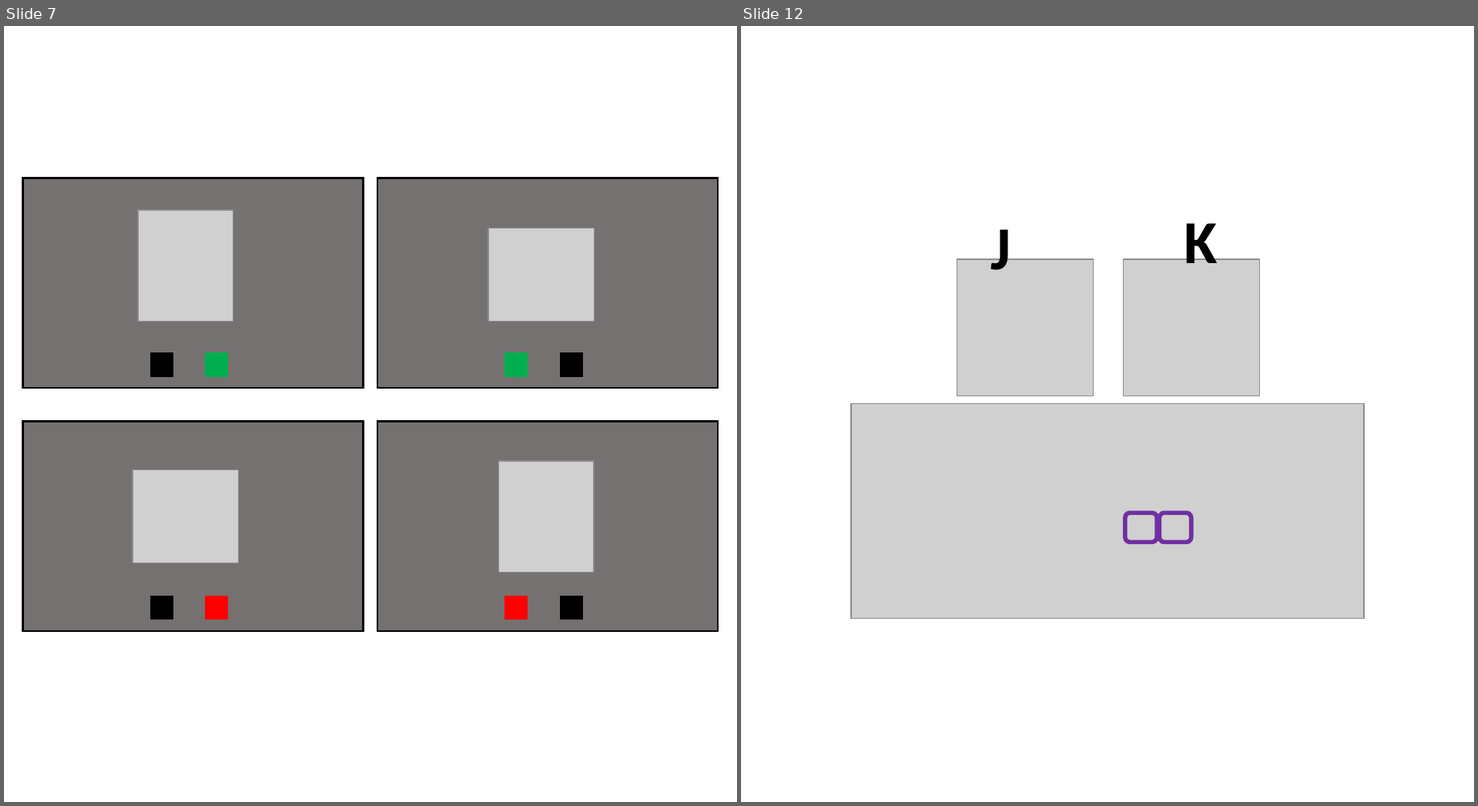
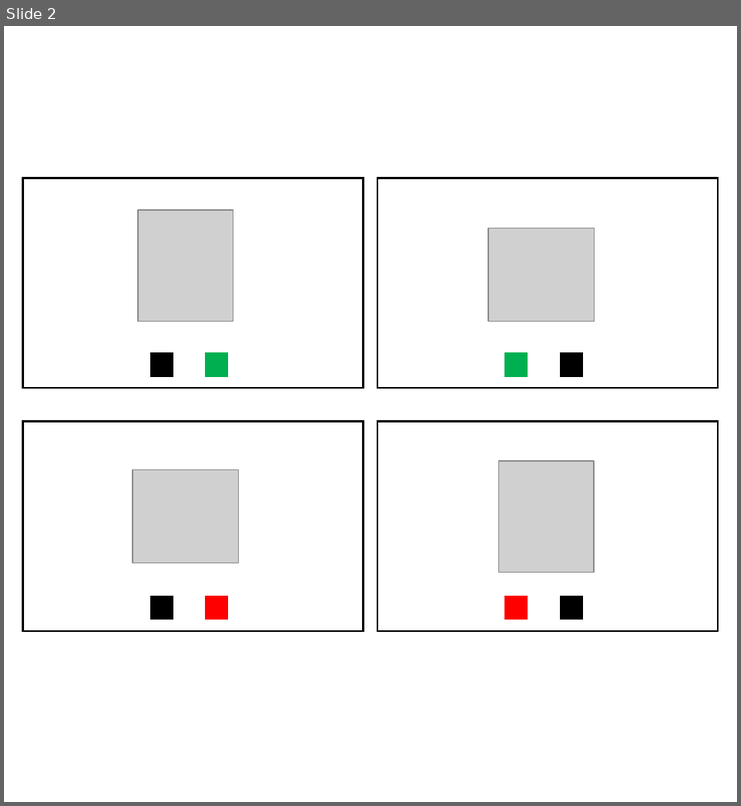
Before and after one commit to mmorenoverdu/HLJT, a slide deck: HLJT_online/hljt_instr_images/figures.pptx. Shown side by side, each under a label of ours: slides 7 and 12 before the commit, slide 2 after it; the slides between them are not shown. The pictures are 1478x806 and 741x806 pixels, drawn with LibreOffice and Linux fonts; fonts in the diff are those of the drawing; grey boxes stand for pictures. Boxes give left, top, right and bottom in pixels: in the first picture for what was removed or moved away, otherwise in the second. Text is boxed around its words. In the diff, an @@ line names an element or a change of style, - is before the commit and + after.

```diff
--- a/HLJT_online/hljt_instr_images/figures.pptx
+++ b/HLJT_online/hljt_instr_images/figures.pptx
@@ slide 12 removed at bbox=[741, 26, 1474, 802], background #FFFFFF @@
@@ text removed at bbox=[991, 218, 1011, 270] @@
-J
@@ text removed at bbox=[1184, 212, 1217, 263] @@
-K
@@ picture removed at bbox=[957, 259, 1094, 396] @@
@@ picture removed at bbox=[1122, 259, 1259, 396] @@
@@ picture removed at bbox=[852, 403, 1365, 617] @@
@@ rounded rectangle removed at bbox=[1124, 513, 1157, 542] @@
@@ rounded rectangle removed at bbox=[1160, 513, 1191, 542] @@
@@ what was slide 7 is now slide 2 @@
@@ slide 2 changed as well @@
@@ fill #767171 to #FFFFFF in 4 elements at bbox=[22, 421, 363, 631], bbox=[377, 178, 717, 388], bbox=[377, 421, 717, 631], bbox=[22, 178, 363, 388] @@
```
Also in this commit, not shown: 1 slide added, 11 other slides removed, 9 other files.
